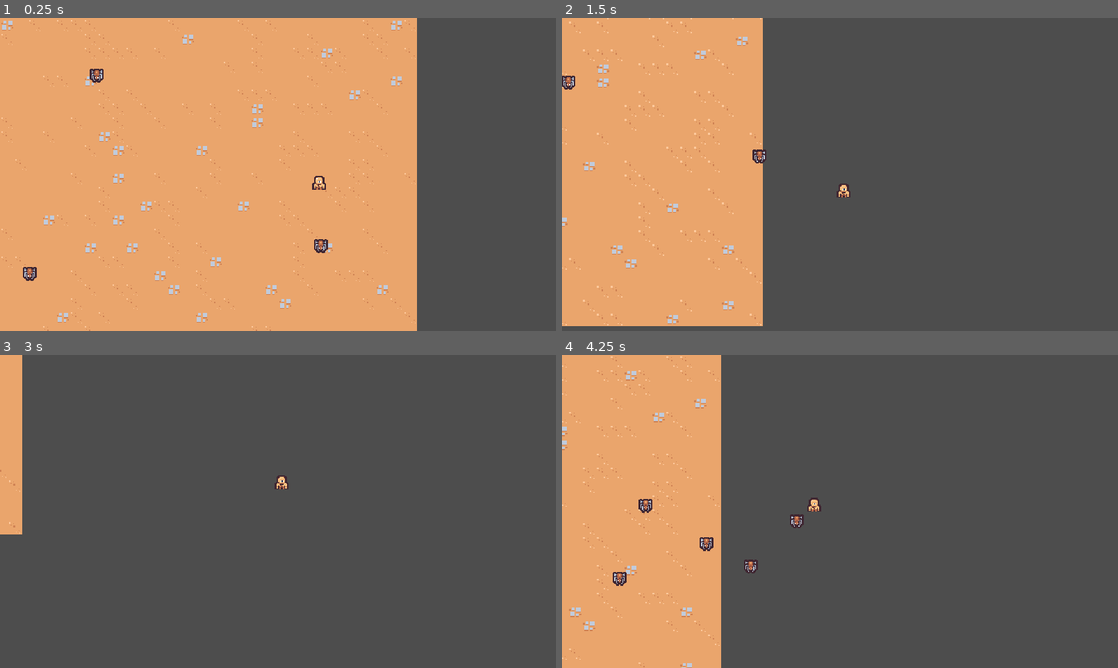
Above: before the commit, frames 1-4 (two rows, left to right).
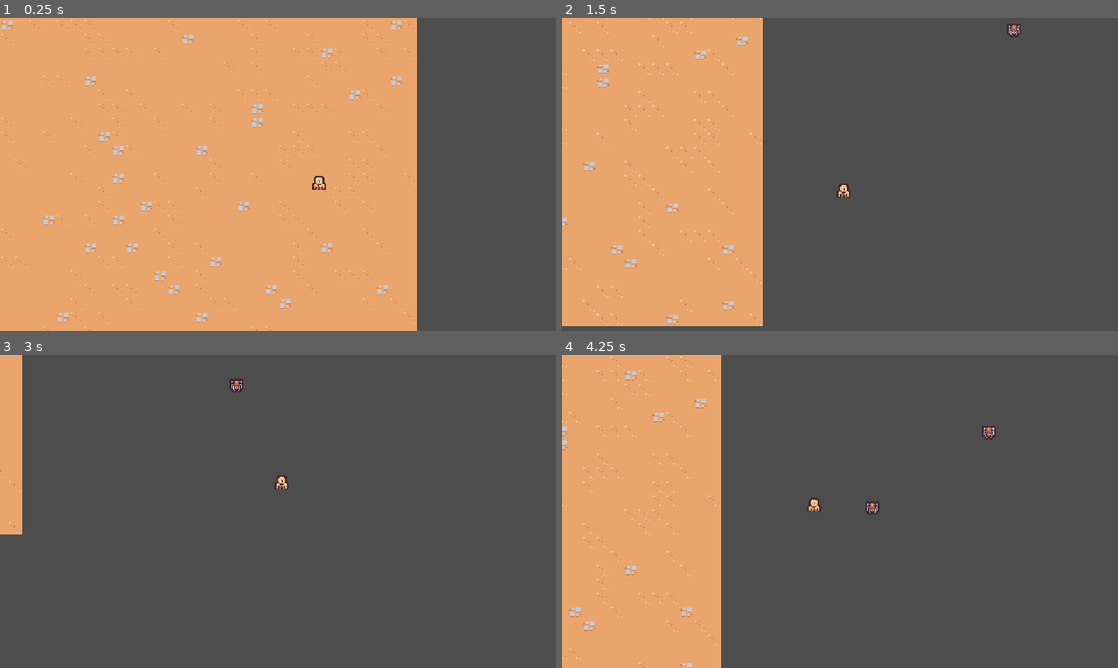
Above: after the commit, the same moments.

Repository: tiannahenrylewis/GodotCrashCourse
Game: Godot game, scene res://Scenes/Main/main.tscn
Same seed, same stepped clock (60 frames per second), same inputs: the game is played once before the commit and once after it.
Inputs:
- Up to frame 1 (0.25 s): no input
- Up to frame 2 (1.5 s): hold D (move_right) 0.53-1.28 s; hold S (move_down) from 1.28 s (still down)
- Up to frame 3 (3 s): release S (move_down) at 2.03 s; hold D (move_right) 2.03-2.78 s; hold W (move_up) from 2.78 s (still down)
- Up to frame 4 (4.25 s): release W (move_up) at 3.53 s; hold Left (move_left) from 3.53 s (still down)

The runs differ from the first frame. In frame 1, 0.3% of the frame differs, in the area x 4-59%, y 16-84%; in frame 2, 0.3%; in frame 3, 0.1%; in frame 4, 0.7%, in the area x 9-78%, y 22-74%.

Commit message:
S2: Enemy Spawner

Diff:
--- a/Scenes/Main/main.tscn
+++ b/Scenes/Main/main.tscn
@@ -3,11 +3,13 @@
 [ext_resource type="TileSet" uid="uid://cw7g38h7bjci8" path="res://Resources/tileset.tres" id="1_7djtr"]
 [ext_resource type="PackedScene" uid="uid://ctjnjcm0jgc05" path="res://Scenes/Player/player.tscn" id="1_l5qke"]
 [ext_resource type="PackedScene" uid="uid://do47y47gpgg7b" path="res://Scenes/Camera/camera.tscn" id="1_y5yak"]
-[ext_resource type="PackedScene" uid="uid://hk8madve4g4q" path="res://Scenes/BasicEnemy/basic_enemy.tscn" id="4_jrk7u"]
+[ext_resource type="PackedScene" uid="uid://cysv3pg41j7kq" path="res://Scenes/Manager/enemy_manager.tscn" id="2_tekes"]
 
 [node name="Main" type="Node2D"]
 
 [node name="Camera" parent="." instance=ExtResource("1_y5yak")]
+
+[node name="EnemyManager" parent="." instance=ExtResource("2_tekes")]
 
 [node name="TileMap" type="TileMap" parent="."]
 tile_set = ExtResource("1_7djtr")
@@ -16,21 +18,3 @@
 
 [node name="Player" parent="." instance=ExtResource("1_l5qke")]
 position = Vector2(575, 213)
-
-[node name="BasicEnemy" parent="." instance=ExtResource("4_jrk7u")]
-position = Vector2(94, 71)
-
-[node name="BasicEnemy2" parent="." instance=ExtResource("4_jrk7u")]
-position = Vector2(577, 312)
-
-[node name="BasicEnemy3" parent="." instance=ExtResource("4_jrk7u")]
-position = Vector2(49, 322)
-
-[node name="BasicEnemy4" parent="." instance=ExtResource("4_jrk7u")]
-position = Vector2(212, 322)
-
-[node name="BasicEnemy5" parent="." instance=ExtResource("4_jrk7u")]
-position = Vector2(291, 70)
-
-[node name="BasicEnemy6" parent="." instance=ExtResource("4_jrk7u")]
-position = Vector2(153, 201)
--- /dev/null
+++ b/Scenes/Manager/enemy_manager.gd
@@ -0,0 +1,24 @@
+extends Node
+
+const SPAWN_RADIUS = 375
+
+@export var basic_enemy_scn: PackedScene
+
+
+# Called when the node enters the scene tree for the first time.
+func _ready():
+	$Timer.timeout.connect(on_timer_timeout)
+
+
+func on_timer_timeout():
+	var player = get_tree().get_first_node_in_group("Player")
+	#check if player exists
+	if player == null:
+		return
+
+	var random_direction = Vector2.RIGHT.rotated(randf_range(0, TAU))
+	var spawn_position = player.global_position + (random_direction * SPAWN_RADIUS)
+
+	var enemy = basic_enemy_scn.instantiate()
+	get_parent().add_child(enemy)
+	enemy.global_position = spawn_position
--- /dev/null
+++ b/Scenes/Manager/enemy_manager.tscn
@@ -0,0 +1,11 @@
+[gd_scene load_steps=3 format=3 uid="uid://cysv3pg41j7kq"]
+
+[ext_resource type="Script" path="res://Scenes/Manager/enemy_manager.gd" id="1_ynls1"]
+[ext_resource type="PackedScene" uid="uid://hk8madve4g4q" path="res://Scenes/BasicEnemy/basic_enemy.tscn" id="2_455i2"]
+
+[node name="EnemyManager" type="Node"]
+script = ExtResource("1_ynls1")
+basic_enemy_scn = ExtResource("2_455i2")
+
+[node name="Timer" type="Timer" parent="."]
+autostart = true
--- a/project.godot
+++ b/project.godot
@@ -14,6 +14,10 @@
 run/main_scene="res://Scenes/Main/main.tscn"
 config/features=PackedStringArray("4.0", "Forward Plus")
 config/icon="res://icon.svg"
+
+[debug]
+
+gdscript/warnings/unused_parameter=0
 
 [display]
 
@@ -58,4 +62,5 @@
 
 [rendering]
 
+2d/snap/snap_2d_transforms_to_pixel=true
 textures/canvas_textures/default_texture_filter=0
